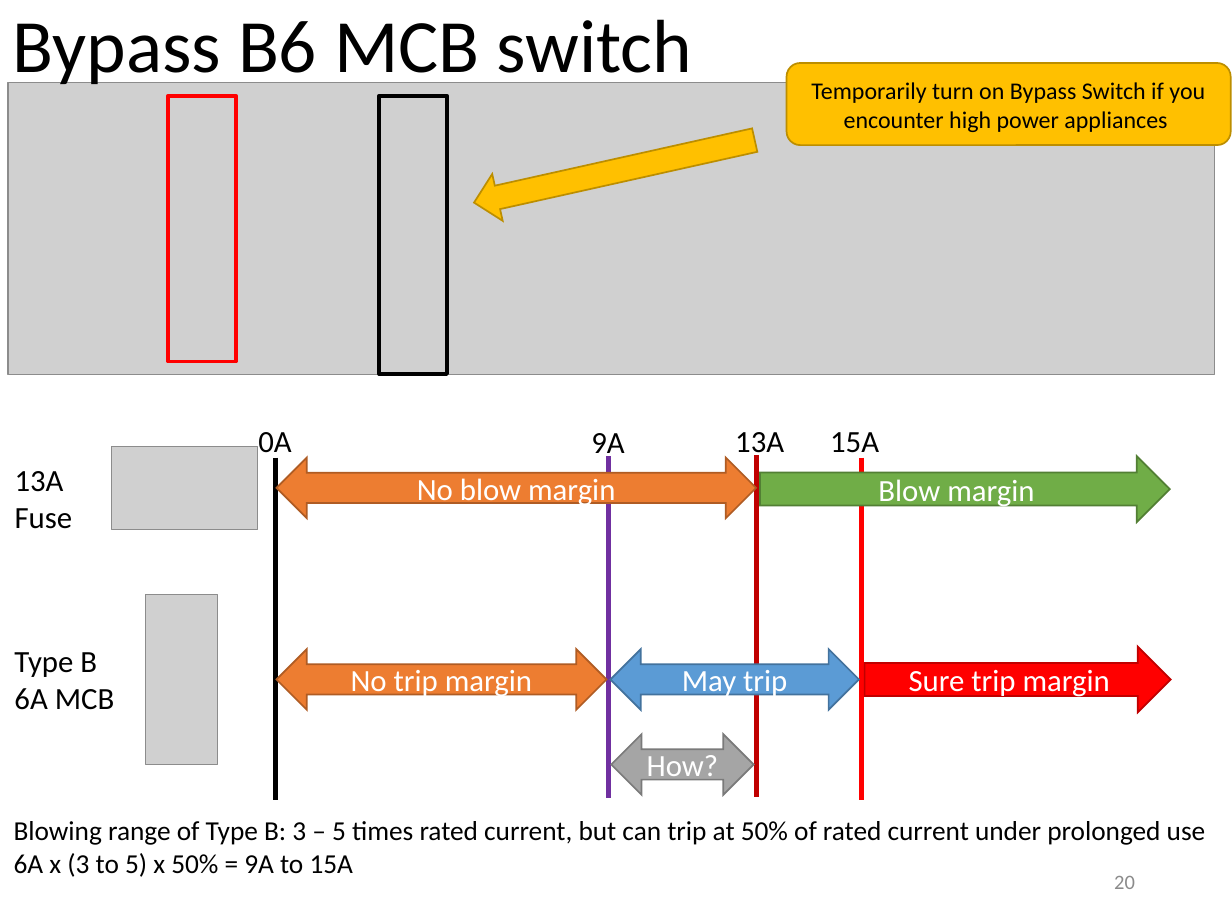
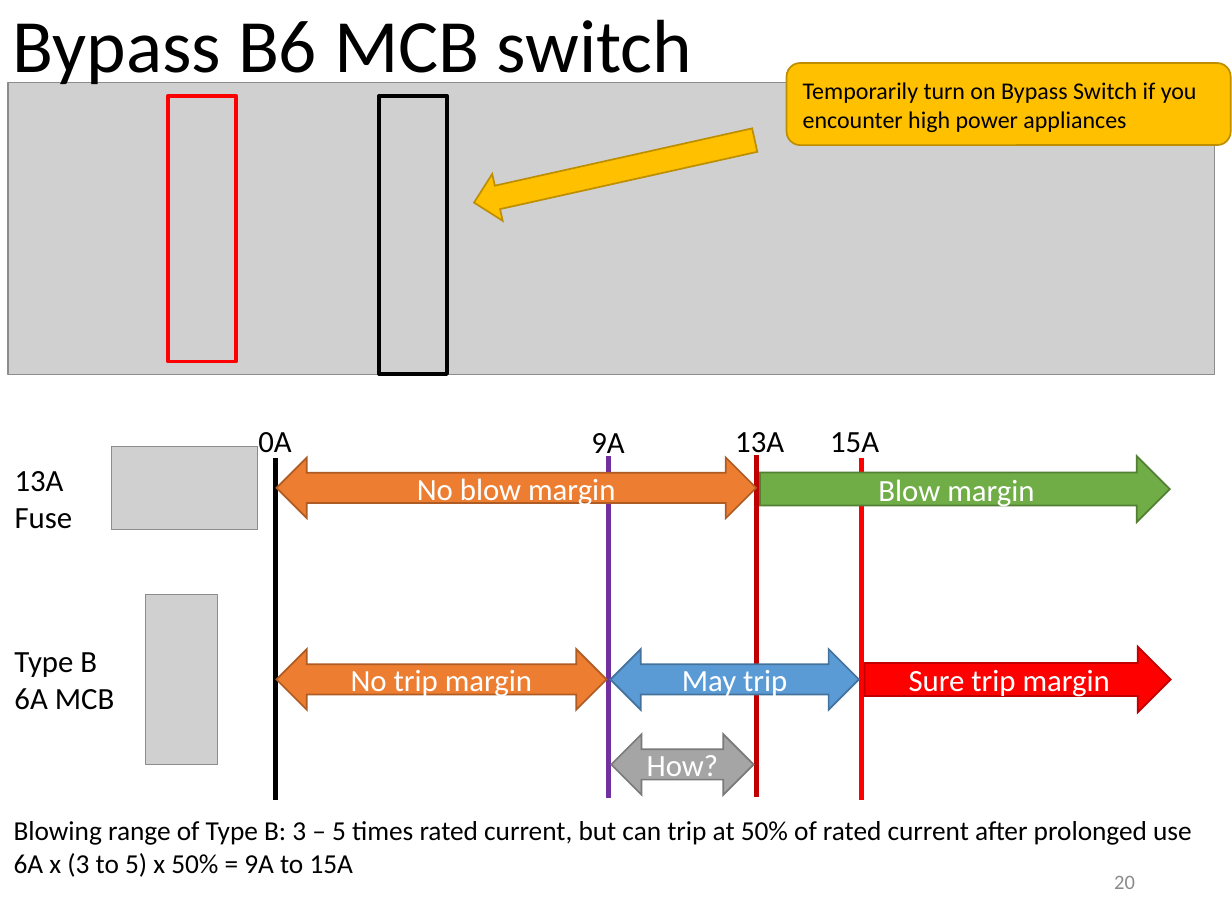
Before and after one commit to wemakerspace/repair-kopitiam-training-and-equipment, a slide deck: slide 20 of training/RK Circuit Breaker Training.pptx. Drawn at 1232x924 pixels with LibreOffice and Linux fonts; fonts in the diff are those of the drawing; grey boxes stand for pictures. Boxes give left, top, right and bottom in pixels: in the first picture for what was removed or moved away, otherwise in the second. Text is boxed around its words. In the diff, an @@ line names an element or a change of style, - is before the commit and + after.

Commit message:
updated slides

```diff
--- a/training/RK Circuit Breaker Training.pptx
+++ b/training/RK Circuit Breaker Training.pptx
@@ rounded rectangle "Temporarily turn on Bypass Switch ..." at (786,63,1231,145): alignment centre to left @@
@@ text at (14,821,1192,845): text changed @@
-Blowing range of Type B: 3 – 5 times rated current, but can trip at 50% of rated current under prolonged use
+Blowing range of Type B: 3 – 5 times rated current, but can trip at 50% of rated current after prolonged use
```
Also in this commit, not shown: 8 other slides changed, 1 slide added.
